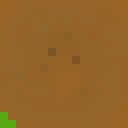
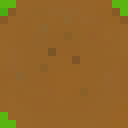
The second w=128, h=128 image is a revision of the first. Changes to its layers:
hid group "TilledWetGrassRules" (29 layers) over [0, 0, 128, 128]
hid "OuterCornerBottomLeft" (1st of 4, in "Rules" › "TilledWetGrassRules") over [0, 112, 16, 128]
showed group "DirtDryGrassRules" (29 layers) over [0, 0, 128, 128]
added layer "TripleOuterCornerBottom" (4th of 4, in "Rules" › "DirtDryGrassRules") in group "DirtDryGrassRules" over [0, 0, 128, 128]
